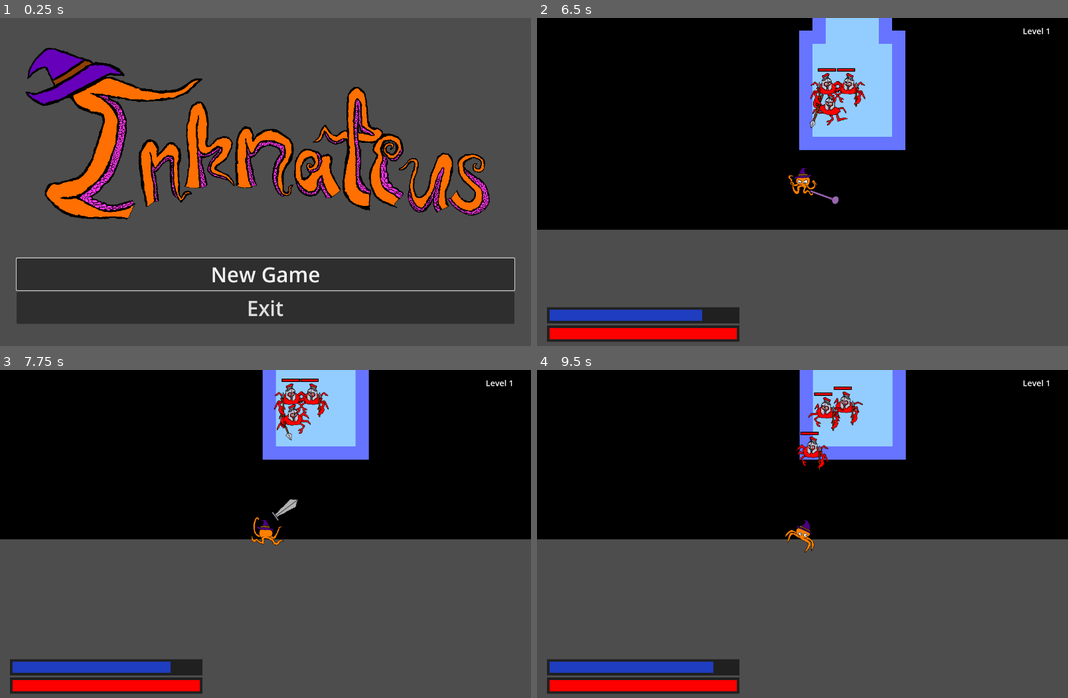
Above: before the commit, frames 1-4 (two rows, left to right).
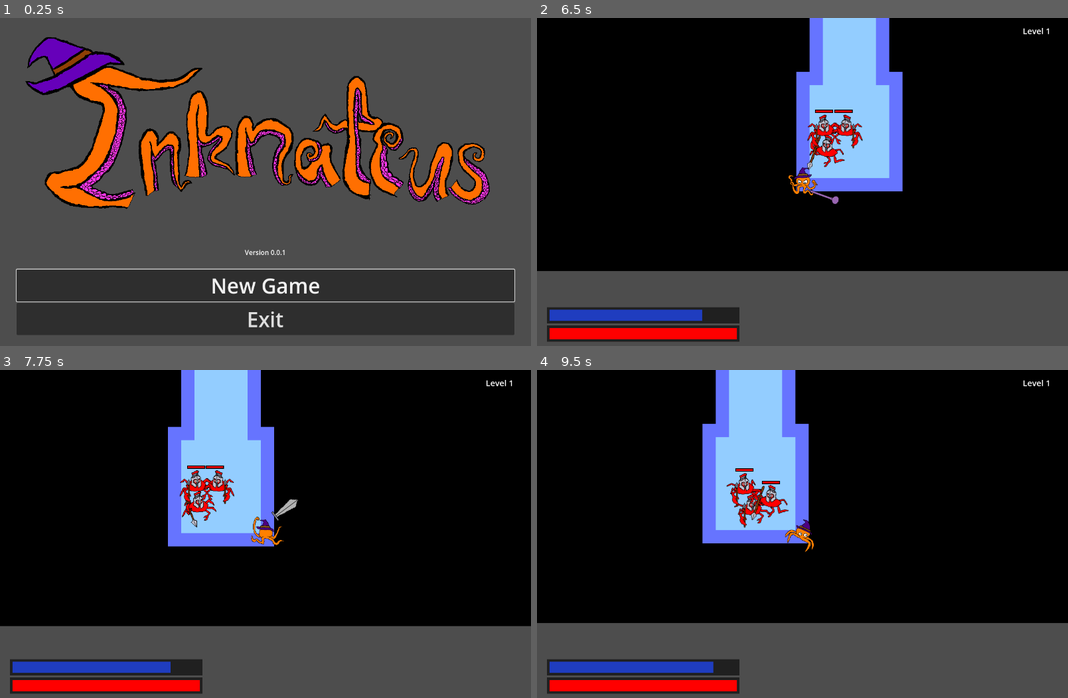
Above: after the commit, the same moments.

Repository: arlopurcell/inknatius
Game: Godot game, scene res://main_menu.tscn
Same seed, same stepped clock (60 frames per second), same inputs: the game is played once before the commit and once after it.
Inputs:
- Up to frame 1 (0.25 s): no input
- Up to frame 2 (6.5 s): click "New Game" at 0.5 s; tap Enter (interact) at 1.25, 1.35, 2.3, 3.05, 3.8, 4.35, 5.1, 6.05 s; hold D (right) 1.28-2.03 s; hold S (down) 2.03-2.78 s; tap Y (arm_1) at 2.1 s; hold D (right) 2.78-3.53 s; hold U (arm_2) 2.78-3.53 s; hold W (up) 3.53-4.28 s; tap I (arm_3) at 3.6 s; hold A (left) 4.28-5.78 s; hold S (down) from 5.78 s (still down); hold Y (arm_1) from 5.78 s (still down)
- Up to frame 3 (7.75 s): release S (down) at 6.53 s; release Y (arm_1) at 6.53 s; hold D (right) 6.53-7.28 s; tap U (arm_2) at 6.6 s; tap Enter (interact) at 6.8, 7.55 s; hold W (up) from 7.28 s (still down); hold I (arm_3) from 7.28 s (still down)
- Up to frame 4 (9.5 s): release W (up) at 8.03 s; release I (arm_3) at 8.03 s; hold D (right) 8.03-8.78 s; tap Enter (interact) at 8.1, 8.85 s; hold S (down) from 8.78 s (still down)

The runs differ from the first frame. In frame 1, 23% of the frame differs, in the area x 3-97%, y 5-97%; in frame 2, 19%; in frame 3, 41%, in the area x 0-100%, y 0-79%; in frame 4, 40%.

Commit message:
fix some more bugs

Diff:
--- a/blink_wand.gd
+++ b/blink_wand.gd
@@ -33,4 +33,8 @@
 
 func fire() -> void:
 	var player: Player = get_parent()
-	player.position += face_direction * range
+	player.velocity = face_direction * range * 100
+	player.set_collision_mask_value(2, false)
+	player.move_and_slide()
+	player.set_collision_mask_value(2, true)
+	player.velocity = Vector2.ZERO
--- a/level.gd
+++ b/level.gd
@@ -21,7 +21,7 @@
 
 enum TileType { FLOOR, WALL, EDGE }
 
-static func new_level(depth: int) -> Level:
+static func new_level(depth: int, old_player: Player) -> Level:
 	var level_scene = load("res://level.tscn")
 	var mob_scene = load("res://mob.tscn")
 	var level: Level = level_scene.instantiate()
@@ -75,6 +75,9 @@
 		if i == 0:
 			# put the player in the middle of the first room
 			var player: Player = level.get_child(1)
+			if old_player != null:
+				player.current_health = old_player.current_health
+				player.health_changed.emit()
 			player.position = Vector2(room_center_x * tile_size as float, room_center_y * tile_size as float)
 		else:
 			# add some enemies to other rooms
@@ -132,7 +135,7 @@
 		$PauseMenu/CenterContainer/VBoxContainer/Resume.grab_focus()
 	if Input.is_action_just_pressed("interact"):
 		if is_on_exit_portal:
-			var new_level = Level.new_level(depth + 1)
+			var new_level = Level.new_level(depth + 1, $Player)
 
 			var tree = get_tree()
 			var cur_scene = tree.get_current_scene()
--- a/level.tscn
+++ b/level.tscn
@@ -23,7 +23,7 @@
 
 [sub_resource type="TileSet" id="TileSet_oi3di"]
 tile_size = Vector2i(32, 32)
-physics_layer_0/collision_layer = 2
+physics_layer_0/collision_layer = 1
 physics_layer_0/collision_mask = 3
 navigation_layer_0/layers = 1
 sources/1 = SubResource("TileSetAtlasSource_f2txt")
--- a/main_menu.gd
+++ b/main_menu.gd
@@ -4,7 +4,7 @@
 	$HBoxContainer/VBoxContainer/NewGameButton.grab_focus()
 
 func _on_new_game_button_pressed() -> void:
-	var new_level = Level.new_level(1)
+	var new_level = Level.new_level(1, null)
 
 	var tree = get_tree()
 	var cur_scene = tree.get_current_scene()
--- a/main_menu.tscn
+++ b/main_menu.tscn
@@ -25,6 +25,12 @@
 layout_mode = 2
 texture = ExtResource("2_7vrkn")
 
+[node name="Label" type="Label" parent="HBoxContainer/VBoxContainer"]
+layout_mode = 2
+text = "Version 0.0.1
+"
+horizontal_alignment = 1
+
 [node name="NewGameButton" type="Button" parent="HBoxContainer/VBoxContainer"]
 layout_mode = 2
 focus_neighbor_bottom = NodePath("../ExitButton")
--- a/mob.tscn
+++ b/mob.tscn
@@ -456,7 +456,7 @@
 radius = 1000.0
 
 [node name="Mob" type="RigidBody2D" groups=["enemy_mob", "hurtbox"]]
-collision_layer = 3
+collision_layer = 2
 collision_mask = 3
 gravity_scale = 0.0
 lock_rotation = true
--- a/sword.tscn
+++ b/sword.tscn
@@ -329,14 +329,15 @@
 script = ExtResource("1_e4ynd")
 
 [node name="CollisionPolygon2D" type="CollisionPolygon2D" parent="."]
-position = Vector2(40, 0)
-polygon = PackedVector2Array(0, -5.5, 25, -30, 40, 0, 25, 30, 0, 5.5)
+position = Vector2(-40, 0)
+rotation = 3.14159
+polygon = PackedVector2Array(13, -24, 58, -68, 83, 1, 55, 68, 13, 23)
 disabled = true
 
 [node name="Sprite" type="Sprite2D" parent="."]
 visible = false
-position = Vector2(30, 0)
-rotation = -0.0872665
+position = Vector2(-30, 0)
+rotation = 0.0872665
 texture = ExtResource("1_74bdg")
 offset = Vector2(0, -60)
 
